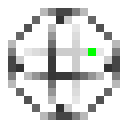
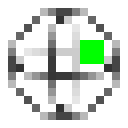
Comparing the layer stacks of the two 128×128 images. Changes:
painted on "x_gate.png" over (80, 40, 104, 64)
